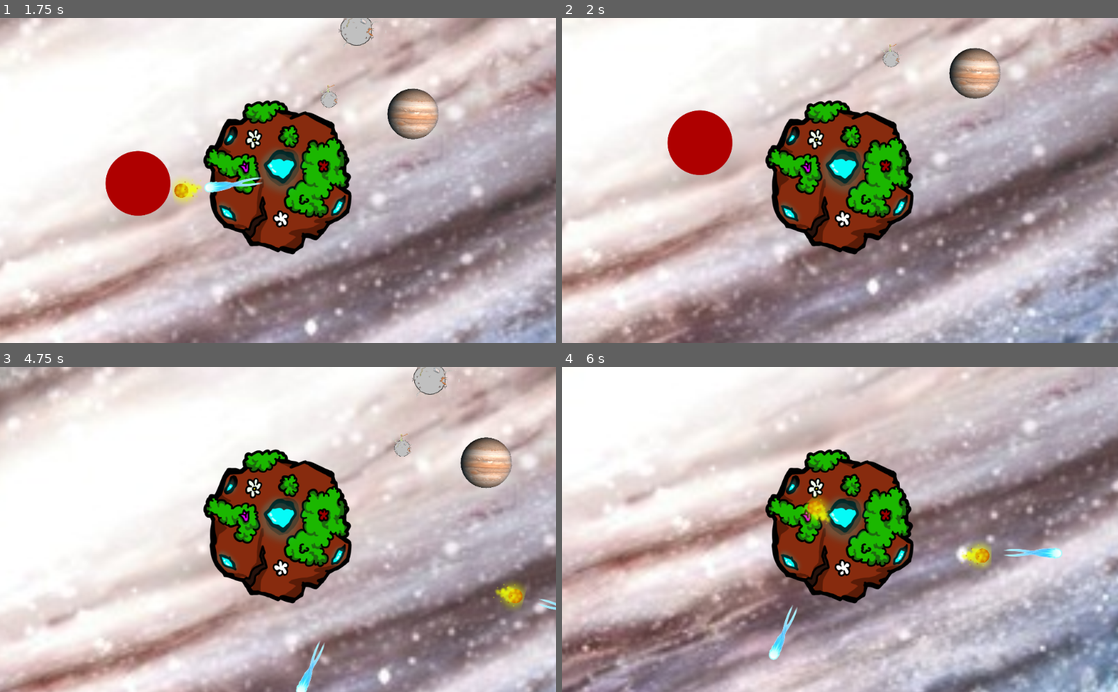
Above: before the commit, frames 1-4 (two rows, left to right).
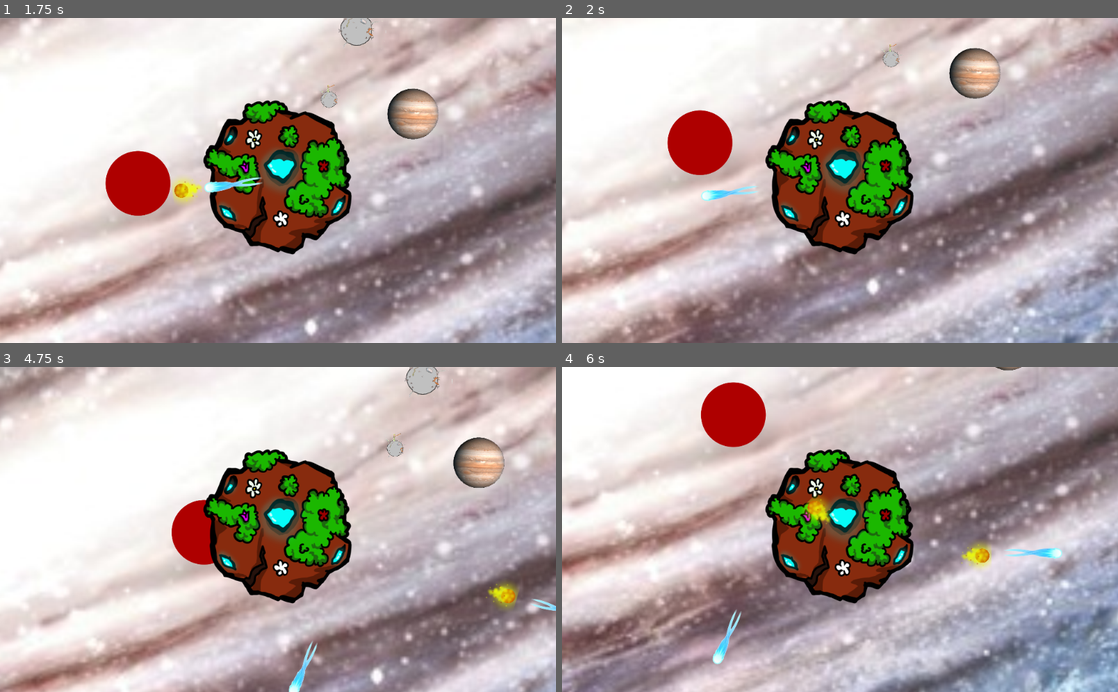
Above: after the commit, the same moments.

Repository: EddieBreeg/bubbles
Game: Godot game, scene res://src/main_scene.tscn
The game is run twice, just before and just after one commit, with the same random seed, the same clock (stepped at 60 frames per second) and the same inputs.
Inputs (mouse positions are in pixels of both pictures, inside the frame that each line leads up to):
- Up to frame 1 (1.75 s): tap Enter at 0.5 s; move the mouse to (400, 164) at 0.52 s; hold Right (ui_right) 0.53-1.28 s; right-click (400, 164) at 0.6 s; click (400, 164) at 0.8 s; tap Space at 1.25 s; move the mouse to (166, 196) at 1.27 s; hold Down (ui_down) from 1.28 s (still down); click (166, 196) at 1.35 s; right-click (166, 196) at 1.55 s
- Up to frame 2 (2 s): keep holding Down (ui_down)
- Up to frame 3 (4.75 s): move the mouse to (333, 458) at 2.02 s; release Down (ui_down) at 2.03 s; hold Right (ui_right) 2.03-2.78 s; right-click (333, 458) at 2.1 s; click (333, 458) at 2.3 s; move the mouse to (250, 594) at 2.77 s; hold Up (ui_up) 2.78-3.53 s; click (250, 594) at 2.85 s; right-click (250, 594) at 3.05 s; move the mouse to (444, 578) at 3.52 s; hold Left (ui_left) from 3.53 s (still down); right-click (444, 578) at 3.6 s; click (444, 578) at 3.8 s; move the mouse to (111, 480) at 4.27 s; click (111, 480) at 4.35 s; right-click (111, 480) at 4.55 s
- Up to frame 4 (6 s): move the mouse to (867, 529) at 5.02 s; release Left (ui_left) at 5.03 s; hold Down (ui_down) 5.03-5.78 s; right-click (867, 529) at 5.1 s; click (867, 529) at 5.3 s; move the mouse to (756, 448) at 5.77 s; hold Right (ui_right) from 5.78 s (still down); click (756, 448) at 5.85 s

Frame 1 is identical in both runs. In frame 2, 0.2% of the frame differs, in the area x 25-36%, y 51-57%; in frame 3, 9.4%; in frame 4, 48%, in the area x 0-100%, y 0-100%.

Commit message:
projectile damage control

Diff:
--- a/asteroid-proto/src/actors/Actor.gd
+++ b/asteroid-proto/src/actors/Actor.gd
@@ -1,6 +1,7 @@
 extends KinematicBody2D
 class_name Actor
 
+signal die
 
 # Declare member variables here. Examples:
 var moving_speed = 600
@@ -12,17 +13,17 @@
 func _ready():
 	pass # Replace with function body.
 
-func _on_BulletDetector_body_entered(body):
-	_take_damage(1)
 
 
 func _take_damage(n: int) -> void:
-	hp -= n
+	print(n)
+	hp = hp - n if (hp-n)>0 else 0
+	if not hp:
+		emit_signal('die')
 
 # Called every frame. 'delta' is the elapsed time since the previous frame.
 func _process(delta):
-	if(hp <= 0):
-		queue_free()
+	pass
 
 func _physics_process(delta: float) -> void:
 	var collision = move_and_collide(velocity * delta)
--- a/asteroid-proto/src/actors/Enemy.gd
+++ b/asteroid-proto/src/actors/Enemy.gd
@@ -1,5 +1,6 @@
 extends "res://src/actors/Actor.gd"
 class_name Enemy
+
 
 # Declare member variables here. Examples:
 # var a: int = 2
@@ -10,5 +11,7 @@
 func _ready() -> void:
 	pass # Replace with function body.
 
-# Called every frame. 'delta' is the elapsed time since the previous frame.
-#func _process(delta: float) -> void:
+
+
+func _on_Enemy_die():
+	queue_free()
--- a/asteroid-proto/src/actors/Enemy.tscn
+++ b/asteroid-proto/src/actors/Enemy.tscn
@@ -31,5 +31,6 @@
 position = Vector2( -229.81, -60.7219 )
 shape = SubResource( 2 )
 
+[connection signal="die" from="." to="." method="_on_Enemy_die"]
 [connection signal="body_entered" from="CollisionsDetector" to="." method="_on_BulletDetector_body_entered"]
 [connection signal="body_shape_entered" from="CollisionsDetector" to="." method="_on_BulletDetector_body_shape_entered"]
--- a/asteroid-proto/src/projectiles/BulletStone.tscn
+++ b/asteroid-proto/src/projectiles/BulletStone.tscn
@@ -20,7 +20,7 @@
 scale = Vector2( 0.213829, 0.213829 )
 texture = ExtResource( 1 )
 
-[node name="CollisionShape2D" type="CollisionShape2D" parent="."]
+[node name="Hitbox" type="CollisionShape2D" parent="."]
 shape = SubResource( 1 )
 
 [connection signal="body_entered" from="." to="." method="_on_Projectile_body_entered"]
--- a/asteroid-proto/src/projectiles/Projectile.gd
+++ b/asteroid-proto/src/projectiles/Projectile.gd
@@ -6,14 +6,11 @@
 export var velocity = Vector2(1,0)
 export var damage = 0
 
-signal hit
 
 
-# Declare member variables here. Examples:
 var life_time = 3
 
 
-# Called when the node enters the scene tree for the first time.
 func _ready():
 	velocity += projectile_speed*Vector2(1,0).rotated(rotation)
 	apply_impulse(Vector2(), velocity)
@@ -23,17 +20,10 @@
 	yield(get_tree().create_timer(life_time), "timeout")
 	queue_free()
 
-# Called every frame. 'delta' is the elapsed time since the previous frame.
-#func _process(delta):
-#	pass
+
 
 func _on_Projectile_body_entered(body: Node) -> void:
+	get_node("Hitbox").set_deferred('disabled', true)
 	self.hide()
 	if body.is_in_group("EnemyGroup"):
-		print("Hit an enemy")
-	emit_signal('hit')
-# func _on_BulletStone_body_entered(body: Node) -> void:
-# 	self.hide()
-# 	if body.is_in_group("EnemyGroup"):
-# 		print("Hit an enemy")
-# 	emit_signal('hit')
+		body._take_damage(damage)
